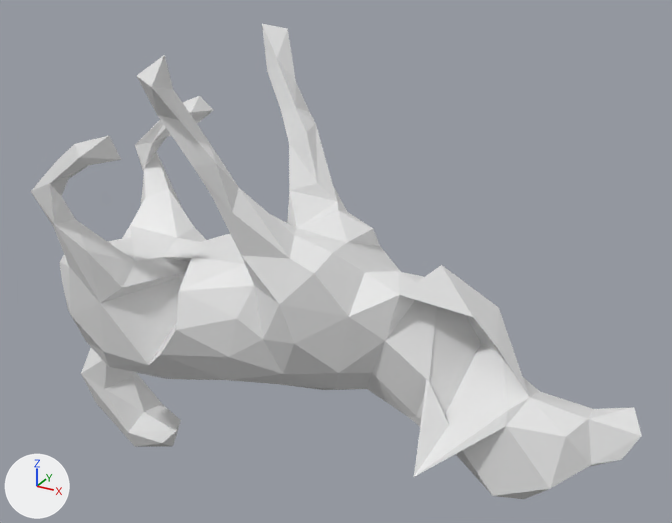
Renders of the OBJ model mesh_cnn/datasets/random_pertubations/T117.obj from each side of a commit.
One viewpoint serves both versions: a camera (50 mm lens) standing at (1.113, -1.611, 0.946) and looking at (0.195, 0.057, 0.112). The lights are fixed; the arrows at lower left show +X, +Y and +Z. Where no turn or scale is listed for an object, it has been applied to the vertices.

Names of what the first picture shows: 'T117'.
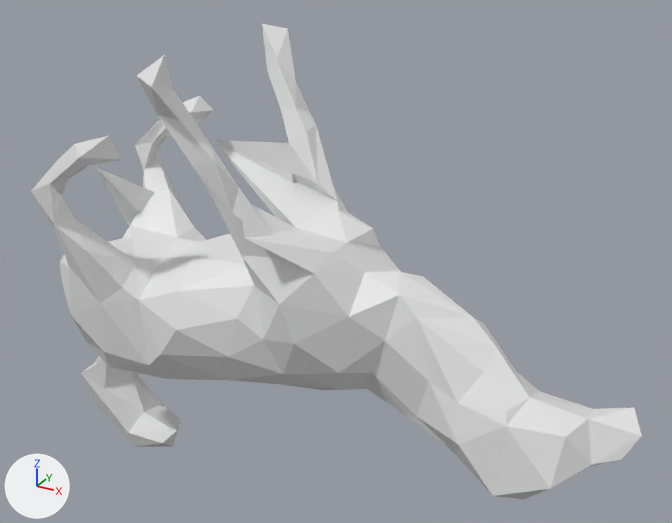
Location of each change, [x1, y1, x2, y2] in pixels of the pictures (672 x 523 px; the box of a moved part takes in the faces that stretch with it):
part 1 of me_t117, moved or reshaped: before [100, 144, 347, 365]; after [100, 140, 347, 365]
part 2 of me_t117, moved or reshaped: before [385, 265, 530, 477]; after [385, 295, 530, 445]
part 3 of me_t117, moved or reshaped (not visible before): after [96, 167, 155, 226]
part 4 of me_t117, moved or reshaped: before [81, 348, 103, 373]; after [83, 356, 103, 372]

The change, as a list of edits to the scene's bpy script:
```text
Change me_t117:
    where me_t117.from_pydata(...)  # 252 vertices, 500 faces; spans x -0.548..0.897, y -0.245..0.255, z -0.53..0.592
    used by ob_t117; location = (0.0, 0.0, 0.0)
    me_t117 part 1
    me_t117.vertices[66].co: (0.167, -0.072, 0.215) -> (0.134, -0.206, 0.25)  # pixel (294, 235) -> pixel (244, 238)
    me_t117.vertices[68].co: (0.131, -0.012, 0.048) -> (0.162, 0.156, 0.095)
    me_t117.vertices[73].co: (0.07, 0.068, 0.254) -> (-0.223, 0.188, 0.299)  # pixel (289, 190) -> pixel (212, 139)
    me_t117.vertices[136].co: (-0.106, 0.183, -0.053) -> (-0.144, -0.009, 0.02)
    me_t117.vertices[158].co: (-0.124, 0.031, 0.044) -> (-0.204, -0.151, 0.011)  # not seen -> pixel (138, 300)
    me_t117 part 2
    me_t117.vertices[23].co: (0.543, 0.163, 0.035) -> (0.587, -0.037, -0.013)  # pixel (498, 307) -> pixel (483, 372)
    me_t117.vertices[26].co: (0.508, -0.188, -0.199) -> (0.55, -0.078, -0.073)  # pixel (413, 477) -> pixel (457, 402)
    me_t117.vertices[28].co: (0.431, 0.097, 0.139) -> (0.441, -0.046, 0.077)  # pixel (441, 264) -> pixel (417, 318)
    me_t117 part 3
    me_t117.vertices[190].co: (-0.362, 0.184, 0.033) -> (-0.426, -0.013, 0.257)  # not seen -> pixel (94, 166)
    me_t117 part 4
    me_t117.vertices[233].co: (-0.494, -0.007, -0.219) -> (-0.295, 0.196, -0.306)
```
